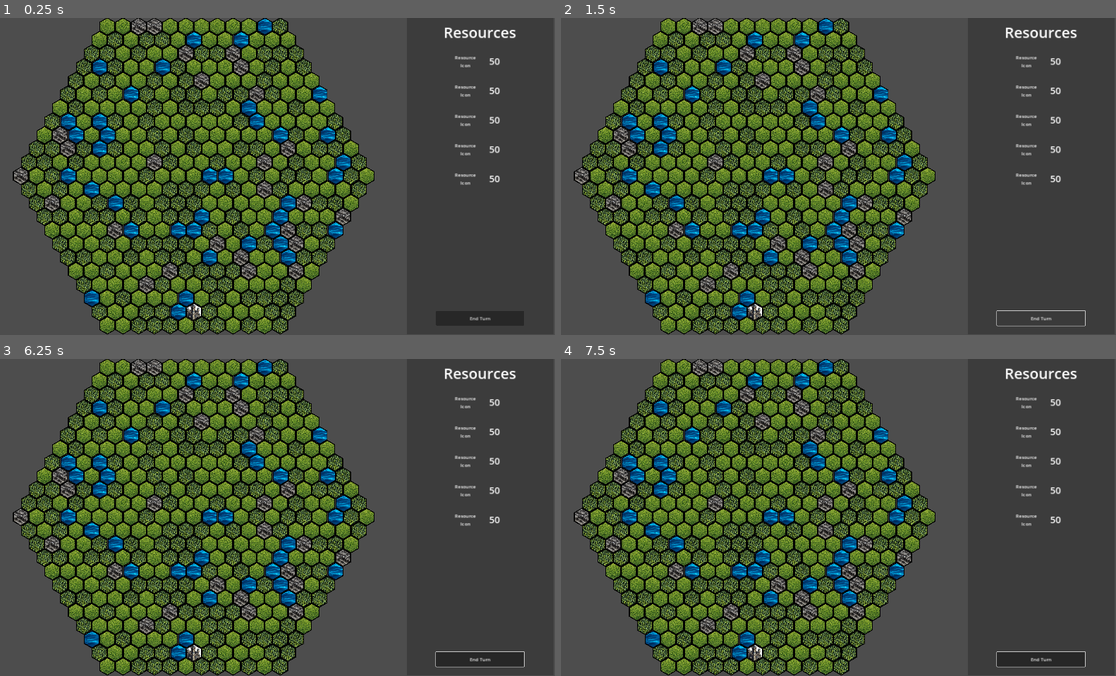
Above: before the commit, frames 1-4 (two rows, left to right).
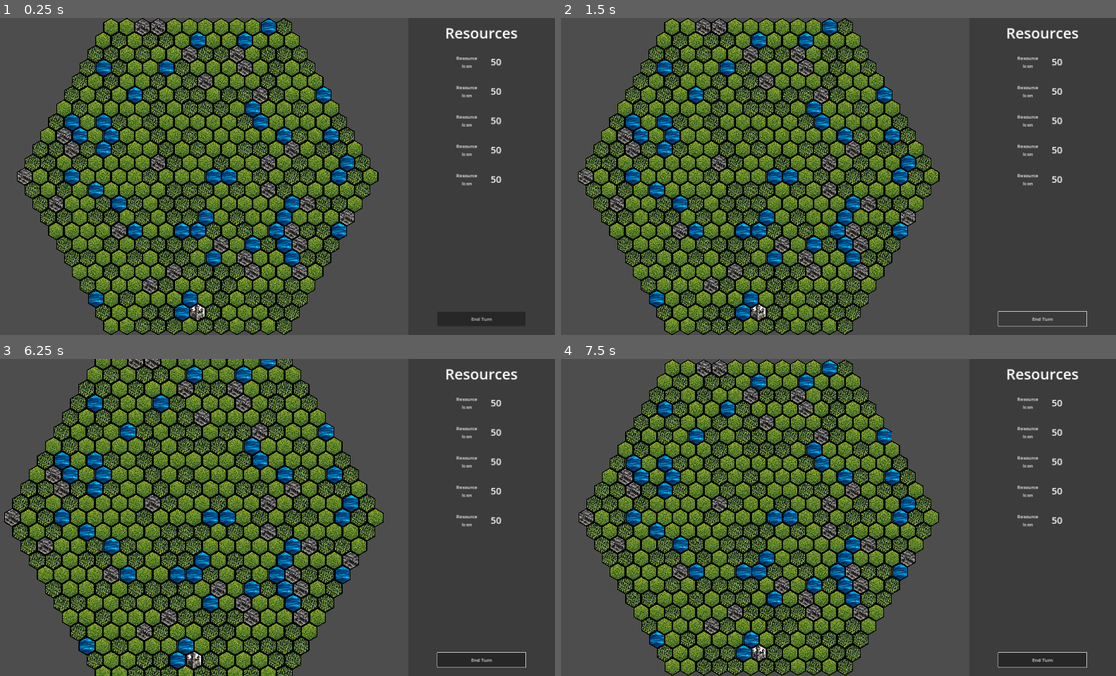
Above: after the commit, the same moments.

Repository: nguyendangy/hex-conquer
Game: Godot game, scene res://Scenes/Main.tscn
Two runs of this game, one before a commit and one after it. Both use one fixed random seed, a clock stepped at 60 frames per second and the inputs below.
Inputs (mouse positions are in pixels of both pictures, inside the frame that each line leads up to):
- Up to frame 1 (0.25 s): no input
- Up to frame 2 (1.5 s): click "End Turn" at 0.5 s; click "End Turn" at 1.25 s
- Up to frame 3 (6.25 s): click "End Turn" at 2 s; tap Enter at 2.75, 4.25, 5.75 s; move the mouse to (399, 501) at 2.77 s; hold Down (camera_move_down) 2.78-3.5 s; click (399, 501) at 2.92 s; tap Left (camera_move_left) at 3.05 s; tap Space at 3.5, 5 s; drag from (160, 533) to (244, 580) at 3.52 s; move the mouse to (327, 447) at 4.27 s; hold Right (camera_move_right) 4.28-5 s; click (327, 447) at 4.42 s; tap Up (camera_move_up) at 4.55 s; drag from (244, 580) to (105, 469) at 5.02 s; move the mouse to (444, 565) at 5.77 s; hold Right mouse button (camera_pan) from 5.78 s (still down); click (444, 565) at 5.92 s; tap Mouse wheel up (camera_zoom_in) at 6.05 s
- Up to frame 4 (7.5 s): release Right mouse button (camera_pan) at 6.5 s; tap Space at 6.5 s; drag from (666, 469) to (749, 438) at 6.52 s; move the mouse to (860, 517) at 7.27 s; hold Down (camera_move_down) from 7.28 s (still down); tap Mouse wheel down (camera_zoom_out) at 7.35 s; click (860, 517) at 7.42 s

The runs differ from the first frame. In frame 1, 38% of the frame differs, in the area x 2-94%, y 0-100%; in frame 2, 38%; in frame 3, 41%, in the area x 0-95%, y 0-100%; in frame 4, 38%.

Commit message:
Map movement and zooming

Diff:
--- a/Scenes/Main.tscn
+++ b/Scenes/Main.tscn
@@ -1,7 +1,6 @@
 [gd_scene load_steps=16 format=4 uid="uid://lok4tkuv1ckd"]
 
 [ext_resource type="Script" path="res://Scripts/Main.gd" id="1_y8f4u"]
-[ext_resource type="PackedScene" uid="uid://cabdb7q4dxgo4" path="res://Scenes/UI.tscn" id="2_87bxm"]
 [ext_resource type="Script" path="res://Scripts/Camera.gd" id="3_bj4gd"]
 [ext_resource type="Texture2D" uid="uid://c2xckcithd7bh" path="res://Assets/Terrain/gras.png" id="4_fou5p"]
 [ext_resource type="Texture2D" uid="uid://bhmfn6kaikbul" path="res://Assets/Terrain/mountains.png" id="5_4gd1d"]
@@ -9,6 +8,7 @@
 [ext_resource type="Texture2D" uid="uid://dcop3dx31uunb" path="res://Assets/Terrain/trees.png" id="7_5noqj"]
 [ext_resource type="Script" path="res://Scripts/Map.gd" id="8_6ub52"]
 [ext_resource type="Texture2D" uid="uid://k6tekhf3fs3x" path="res://Assets/Structures/castle.png" id="8_ovx6e"]
+[ext_resource type="PackedScene" uid="uid://chkppvjj35r2i" path="res://Scenes/UI.tscn" id="9_teqyh"]
 
 [sub_resource type="TileSetAtlasSource" id="TileSetAtlasSource_nilwd"]
 texture = ExtResource("4_fou5p")
@@ -83,17 +83,15 @@
 [node name="Main" type="Node2D"]
 script = ExtResource("1_y8f4u")
 
-[node name="UI" parent="." instance=ExtResource("2_87bxm")]
-offset_right = 1520.0
-
-[node name="Camera" type="Camera2D" parent="."]
-position = Vector2(5, 2)
-anchor_mode = 0
-script = ExtResource("3_bj4gd")
+[node name="CanvasLayer" parent="." instance=ExtResource("9_teqyh")]
 
 [node name="Map" type="TileMapLayer" parent="."]
-position = Vector2(4.76837e-07, 1.19209e-07)
+position = Vector2(8.00003, 0)
 scale = Vector2(0.294, 0.294)
 tile_map_data = PackedByteArray("AAAHAAAAAAAAAAAAAAAGAAEAAAAAAAAAAAAGAAIAAAAAAAAAAAAFAAMAAAAAAAAAAAAFAAQAAAAAAAAAAAAFAA …(6272 unchanged characters)…
 tile_set = SubResource("TileSet_50pih")
 script = ExtResource("8_6ub52")
+
+[node name="Camera" type="Camera2D" parent="."]
+position = Vector2(960, 540)
+script = ExtResource("3_bj4gd")
--- a/Scenes/UI.tscn
+++ b/Scenes/UI.tscn
@@ -1,38 +1,30 @@
-[gd_scene load_steps=6 format=3 uid="uid://cabdb7q4dxgo4"]
+[gd_scene load_steps=6 format=3 uid="uid://chkppvjj35r2i"]
 
-[sub_resource type="LabelSettings" id="LabelSettings_8ias7"]
+[sub_resource type="LabelSettings" id="LabelSettings_gobr5"]
 font_size = 32
 
-[sub_resource type="LabelSettings" id="LabelSettings_n23s7"]
+[sub_resource type="LabelSettings" id="LabelSettings_rvp2g"]
 font_size = 32
 
-[sub_resource type="LabelSettings" id="LabelSettings_fbijm"]
+[sub_resource type="LabelSettings" id="LabelSettings_pch2b"]
 font_size = 32
 
-[sub_resource type="LabelSettings" id="LabelSettings_cmgdc"]
+[sub_resource type="LabelSettings" id="LabelSettings_ovsf2"]
 font_size = 32
 
-[sub_resource type="LabelSettings" id="LabelSettings_ggyhn"]
+[sub_resource type="LabelSettings" id="LabelSettings_sh3dw"]
 font_size = 32
 
-[node name="UI" type="Control"]
-top_level = true
-layout_mode = 3
-anchors_preset = 15
-anchor_right = 1.0
-anchor_bottom = 1.0
-offset_left = 1420.0
-grow_horizontal = 2
-grow_vertical = 2
+[node name="CanvasLayer" type="CanvasLayer"]
+offset = Vector2(1420, 0)
+transform = Transform2D(1, 0, 0, 1, 1420, 0)
 
 [node name="Background" type="ColorRect" parent="."]
-layout_mode = 0
 offset_right = 500.0
 offset_bottom = 1080.0
 color = Color(0.233925, 0.233925, 0.233925, 1)
 
 [node name="Label" type="Label" parent="."]
-layout_mode = 0
 offset_right = 500.0
 offset_bottom = 100.0
 theme_override_font_sizes/font_size = 50
@@ -41,7 +33,6 @@
 vertical_alignment = 1
 
 [node name="ResourceLabel1" type="Label" parent="."]
-layout_mode = 0
 offset_left = 150.0
 offset_top = 100.0
 offset_right = 250.0
@@ -52,18 +43,16 @@
 vertical_alignment = 1
 
 [node name="ResourceAmount1" type="Label" parent="."]
-layout_mode = 0
 offset_left = 250.0
 offset_top = 100.0
 offset_right = 350.0
 offset_bottom = 200.0
 text = "50"
-label_settings = SubResource("LabelSettings_8ias7")
+label_settings = SubResource("LabelSettings_gobr5")
 horizontal_alignment = 1
 vertical_alignment = 1
 
 [node name="ResourceLabel2" type="Label" parent="."]
-layout_mode = 0
 offset_left = 150.0
 offset_top = 200.0
 offset_right = 250.0
@@ -74,18 +63,16 @@
 vertical_alignment = 1
 
 [node name="ResourceAmount2" type="Label" parent="."]
-layout_mode = 0
 offset_left = 250.0
 offset_top = 200.0
 offset_right = 350.0
 offset_bottom = 300.0
 text = "50"
-label_settings = SubResource("LabelSettings_n23s7")
+label_settings = SubResource("LabelSettings_rvp2g")
 horizontal_alignment = 1
 vertical_alignment = 1
 
 [node name="ResourceLabel3" type="Label" parent="."]
-layout_mode = 0
 offset_left = 150.0
 offset_top = 300.0
 offset_right = 250.0
@@ -96,18 +83,16 @@
 vertical_alignment = 1
 
 [node name="ResourceAmount3" type="Label" parent="."]
-layout_mode = 0
 offset_left = 250.0
 offset_top = 300.0
 offset_right = 350.0
 offset_bottom = 400.0
 text = "50"
-label_settings = SubResource("LabelSettings_fbijm")
+label_settings = SubResource("LabelSettings_pch2b")
 horizontal_alignment = 1
 vertical_alignment = 1
 
 [node name="ResourceLabel4" type="Label" parent="."]
-layout_mode = 0
 offset_left = 150.0
 offset_top = 400.0
 offset_right = 250.0
@@ -118,18 +103,16 @@
 vertical_alignment = 1
 
 [node name="ResourceAmount4" type="Label" parent="."]
-layout_mode = 0
 offset_left = 250.0
 offset_top = 400.0
 offset_right = 350.0
 offset_bottom = 500.0
 text = "50"
-label_settings = SubResource("LabelSettings_cmgdc")
+label_settings = SubResource("LabelSettings_ovsf2")
 horizontal_alignment = 1
 vertical_alignment = 1
 
 [node name="ResourceLabel5" type="Label" parent="."]
-layout_mode = 0
 offset_left = 150.0
 offset_top = 500.0
 offset_right = 250.0
@@ -140,18 +123,16 @@
 vertical_alignment = 1
 
 [node name="ResourceAmount5" type="Label" parent="."]
-layout_mode = 0
 offset_left = 250.0
 offset_top = 500.0
 offset_right = 350.0
 offset_bottom = 600.0
 text = "50"
-label_settings = SubResource("LabelSettings_ggyhn")
+label_settings = SubResource("LabelSettings_sh3dw")
 horizontal_alignment = 1
 vertical_alignment = 1
 
 [node name="EndTurn" type="Button" parent="."]
-layout_mode = 0
 offset_left = 100.0
 offset_top = 1000.0
 offset_right = 400.0
--- a/Scripts/Camera.gd
+++ b/Scripts/Camera.gd
@@ -1,83 +1,25 @@
 extends Camera2D
 
-var zoomTarget : Vector2
-@export var zoomSpeed : float = 10
-
-var dragStartMousePos : Vector2 = Vector2.ZERO
-var dragStartCameraPos : Vector2 = Vector2.ZERO
-var isDragging : bool = false
-
-var zoom_speed = 0.1
+var minimum_zoom = Vector2(0.7,0.7)
+var zoom_speed = 0.05
 var panning = false
 
-# Called when the node enters the scene tree for the first time.
-func _ready() -> void:
+func _input(event):
+	if event.is_action_released('camera_zoom_in'):
+		zoom_camera(zoom_speed)
+	if event.is_action_released('camera_zoom_out'):
+		zoom_camera(-zoom_speed)
+	if event.is_action_pressed("camera_pan"):
+		panning = true
+	elif event.is_action_released("camera_pan"):
+		panning = false
+	if event is InputEventMouseMotion and panning == true:
+		offset -= event.relative / zoom
 
-	zoomTarget = zoom
-
-
-# Called every frame. 'delta' is the elapsed time since the previous frame.
-func _process(delta: float) -> void:
-
-	#Zoom(delta)
-	#SimplePan(delta)
-	#ClickAndDrag()
-	pass
-
-#func _input(event):
-	#if event.is_action_released('camera_zoom_in'):
-		#zoom_camera(-zoom_speed, event.position)
-	#if event.is_action_released('camera_zoom_out'):
-		#zoom_camera(zoom_speed, event.position)
-	#if event.is_action_pressed("camera_pan"):
-		#panning = true
-	#elif event.is_action_released("camera_pan"):
-		#panning = false
-	#if event is InputEventMouseMotion and panning == true:
-		#offset -= event.relative * zoom
-
-func zoom_camera(zoom_factor, mouse_position):
-	var viewport_size = get_viewport().size
-	var previous_zoom = zoom
-	zoom += zoom * zoom_factor
-	offset += ((viewport_size * 0.5) - mouse_position) * (zoom - previous_zoom)
-
-
-func Zoom(delta):
-
-	#var mouse = get_viewport().get_mouse_position()
-
-	if Input.is_action_just_pressed("camera_zoom_in"):
-		zoomTarget *= 1.1
-		#zoom_at_point(1.1, mouse)
-	if Input.is_action_just_pressed("camera_zoom_out"):
-		zoomTarget *= 0.9
-		#zoom_at_point(0.9, mouse)
-
-	zoom = zoom.slerp(zoomTarget, zoomSpeed * delta)
-
-func SimplePan(delta):
-	var moveAmount = Vector2.ZERO
-	if Input.is_action_pressed("camera_move_right"):
-		moveAmount.x += 1
-	if Input.is_action_pressed("camera_move_left"):
-		moveAmount.x -= 1
-	if Input.is_action_pressed("camera_move_down"):
-		moveAmount.y += 1
-	if Input.is_action_pressed("camera_move_up"):
-		moveAmount.y -= 1
-
-	position += moveAmount * delta * 1000 * (1/zoom.x)
-
-func ClickAndDrag():
-	if !isDragging and Input.is_action_just_pressed("camera_pan"):
-		dragStartMousePos = get_viewport().get_mouse_position()
-		dragStartCameraPos = position
-		isDragging = true
-
-	if isDragging and Input.is_action_just_released("camera_pan"):
-		isDragging = false
-
-	if isDragging:
-		var moveVector = get_viewport().get_mouse_position() - dragStartMousePos
-		position = dragStartCameraPos - moveVector * 1/zoom.x
+func zoom_camera(zoom_factor):
+	var next_zoom = zoom + zoom * zoom_factor
+	if next_zoom > minimum_zoom:
+		zoom = next_zoom
+	else:
+		zoom = minimum_zoom
+		offset = Vector2(0,0)
--- a/Scripts/Map.gd
+++ b/Scripts/Map.gd
@@ -1,4 +1,6 @@
 extends TileMapLayer
+
+@export var tile_map: TileMap
 
 var allTiles : Array
 var ownedTiles : Array
@@ -45,16 +47,13 @@
 func _input(event):
 	if event is InputEventMouseButton:
 		if event.button_index == MOUSE_BUTTON_LEFT and event.is_pressed():
-			var global_clicked = event.position
-			var pos_clicked = local_to_map(to_local(global_clicked))
-			var current_atlas_coords = get_cell_atlas_coords(pos_clicked)
-			var current_tile_alt = get_cell_alternative_tile(pos_clicked)
-			var main_atlas_id = get_cell_source_id(pos_clicked)
+
+			var coordinates = get_global_transform_with_canvas().affine_inverse() * event.position
+			var pos_clicked = local_to_map(coordinates)
 
 			print(pos_clicked)
 
 			if pos_clicked in ownedTiles:
-				#set_cell(pos_clicked, main_atlas_id, current_atlas_coords, (current_tile_alt + 1) %  2)
 				for cell in get_surrounding_cells(pos_clicked):
 					if get_cell_tile_data(cell).terrain in [-1,0,1,4]:
 						set_cell(cell, get_cell_source_id(cell), \
